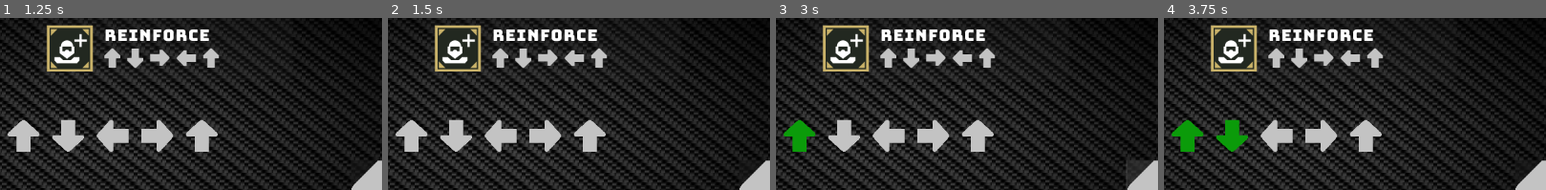
Above: before the commit, frames 1-4 (left to right).
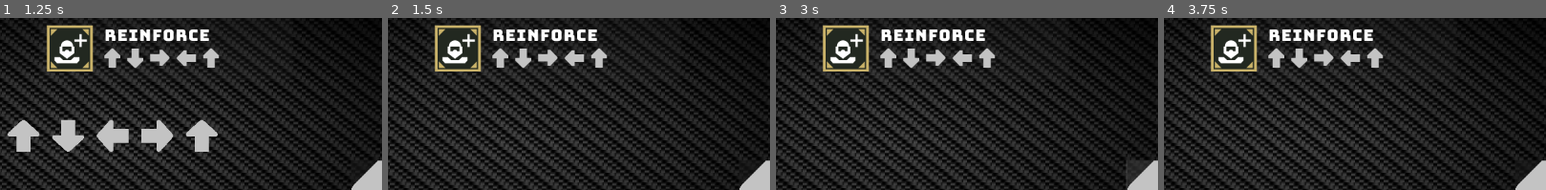
Above: after the commit, the same moments.

Repository: StephenScarlett/Stratagem-Project
Game: Godot game, scene res://MainCanvasScene.tscn
The game is run twice, just before and just after one commit, with the same random seed, the same clock (stepped at 60 frames per second) and the same inputs.
Inputs (mouse positions are % of the whole screen's width and height, from its top left):
- Up to frame 1 (1.25 s): click (14, 8) at 0.5 s
- Up to frame 2 (1.5 s): click (75, 89) at 1.25 s
- Up to frame 3 (3 s): click (94, 89) at 2 s; click (85, 66) at 2.75 s
- Up to frame 4 (3.75 s): click (85, 88) at 3.5 s
The pictures show only the part of the screen within x 35-85%, y 15-65%; the shares and areas given below are measured in that part.

Frame 1 is identical in both runs. In frame 2, 4.3% of the frame differs, in the area x 2-57%, y 58-78%; in frame 3, 4.3%; in frame 4, 4.3%.

Commit message:
Stratagem script update
Addressed the issue where correct input counted as wrong input

Diff:
--- a/Stratagem Project File/Scripts/Stratagem.gd
+++ b/Stratagem Project File/Scripts/Stratagem.gd
@@ -11,21 +11,30 @@
 	pass
 
 func _process(_delta):
-
-
-
-
-
 	if inputArray == resultArray:
 		print("winner")
 		inputArray.clear()
 
+func shake(node):
+	node.position.x += 20
+	node.position.x -= 20
+
+func reset_children(node):
+	var children = node.get_children()
+	for child in children:
+		if child is Control:
+			child.visible = false
+			child.modulate = Color("ffffff")
+			child.flip_h = false
+			child.flip_v = false
+
+
 func check_for_successfull_input():
+	var selectedStratagemPanel = $"../Arrows"
 	if inputArray.size() > 0:
 		var last_element = inputArray[inputArray.size() - 1]
-		for i in range(inputArray.size()):
-			var selectedStratagemPanel = $"../Arrows"
-			if last_element == resultArray[i]:
+		for i in range(min(len(inputArray), len(resultArray))):
+			if inputArray[i] == resultArray[i]:
 				if last_element == "Left":
 					var arrow_node_name = "L" + str(i + 1)
 					var arrow_node = selectedStratagemPanel.get_node(arrow_node_name)
@@ -46,20 +55,26 @@
 					var arrow_node = selectedStratagemPanel.get_node(arrow_node_name)
 					if arrow_node:
 						arrow_node.modulate = Color("0fca0d")
+			else:
+				reset_children(selectedStratagemPanel)
+				print("restart")
+				print("input: ", inputArray)
+				print("result: ", resultArray)
+				inputArray.clear()
+
+
 
 func stratagem_resupply():
 	$"../SelectedStratagemPanel/Stratagem Texture".texture = load(resu)
 
 func reinforce_pressed():
+	var selectedStratagemPanel = $"../Arrows"
 	inputArray.clear()
-
+	reset_children(selectedStratagemPanel)
 	#Load in selected stratagem texture
 	$"../Stratagem Texture".texture = load(rein)
 	#Set array of arrow directions
 	resultArray = ["Up","Down","Left","Right","Up"]
-	var selectedStratagemPanel = $"../Arrows"
-	for child in selectedStratagemPanel.get_children():
-		child.visible = false
 
 	for i in range(resultArray.size()):
 		if resultArray[i] == "Left":
